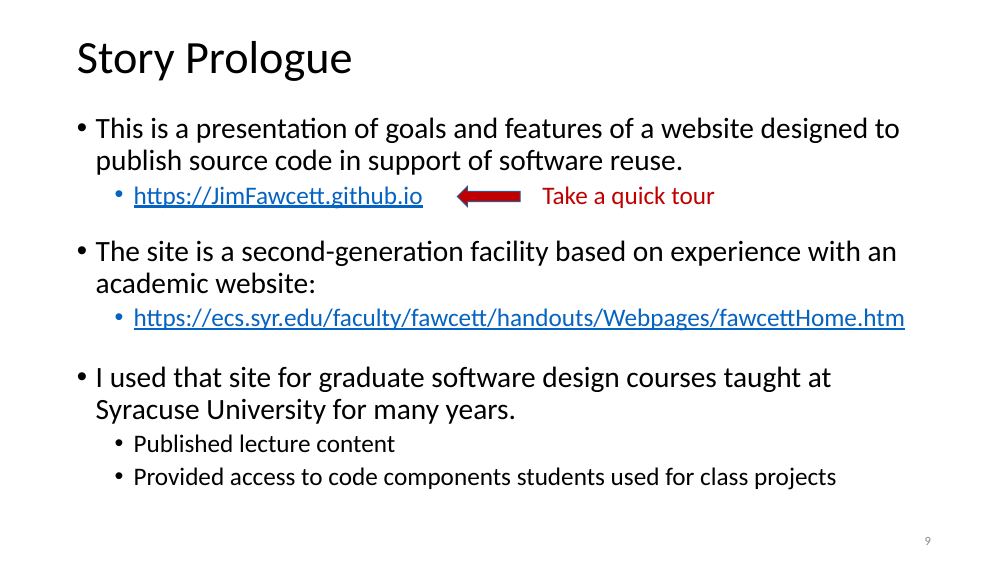
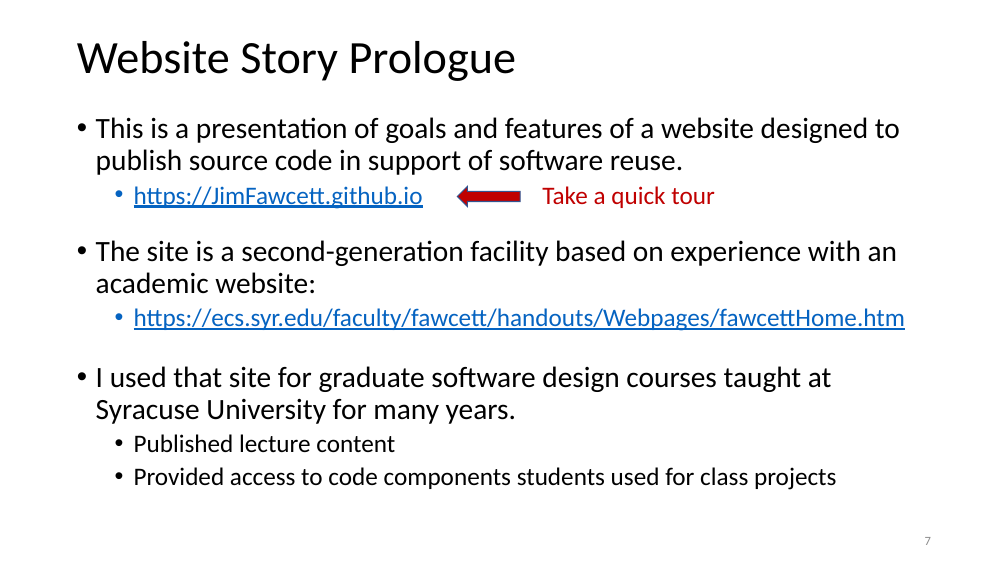
Before and after one commit to JimFawcett/JimFawcett.github.io, a slide deck: slide 7 of Resources/PublishingSourceCode.pptx (slide 9 before the commit). Drawn at 1008x567 pixels with LibreOffice and Linux fonts; fonts in the diff are those of the drawing. Boxes give left, top, right and bottom in pixels: in the first picture for what was removed or moved away, otherwise in the second. Text is boxed around its words. In the diff, an @@ line names an element or a change of style, - is before the commit and + after.

```diff
--- a/Resources/PublishingSourceCode.pptx
+++ b/Resources/PublishingSourceCode.pptx
@@ title at [77,41,516,81]: text changed @@
-Story Prologue
+Website Story Prologue
@@ page number at [925,537,931,545]: text changed @@
-9
+7
```
Also in this commit, not shown: 9 other slides changed, 1 other file.
